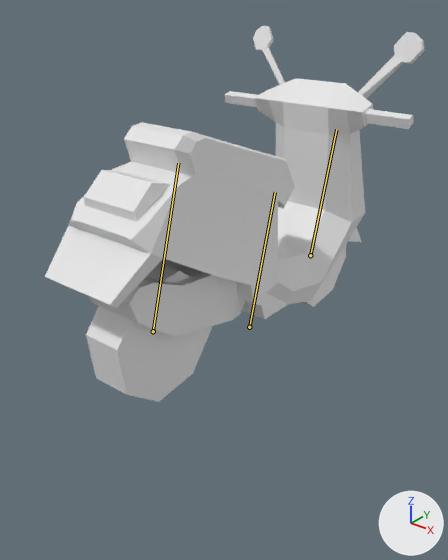
The FBX model art stuff/vespa.fbx, before and after one commit.
The view is the same before and after, from a 50 mm lens placed at (3.19, -4.4, 3.15), pointed at (0.03, -0.46, 0.71). Arrows for +X, +Y and +Z are at lower right; the lights stay in place. Both versions are drawn at frame 14 of the action 'jumpOff'; the numbers are the values there. The bones that bend it are drawn over the model as lines.

Objects in the first picture: 'vespa'.
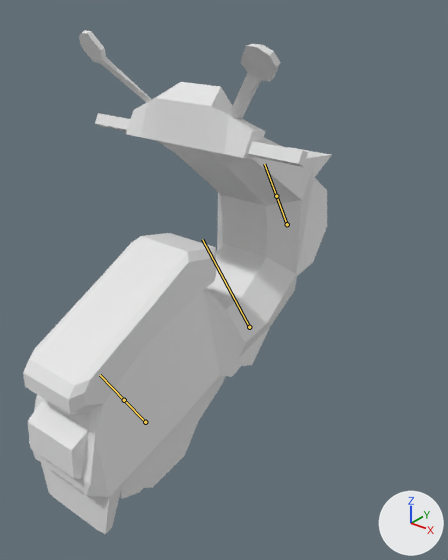
Pixel boxes [x1, y1, x2, y2] of what changed, in the pictures (448 x 560 px):
'vespa', posed (19% narrower, 34% taller)
    before: [45, 26, 425, 402]
    after: [23, 31, 331, 534]
bone 'Bone', root to tip
    before: (249, 327) to (275, 192)
    after: (249, 327) to (202, 239)
bone 'frontWheel', root to tip
    before: (310, 255) to (336, 129)
    after: (287, 224) to (276, 196)
bone 'backWheel', root to tip
    before: (153, 331) to (178, 163)
    after: (145, 422) to (124, 400)

Edits to the bpy script that builds the scene:
```text
Change bone_bone:
    where bone_bone = bpy.data.objects['Armature'].pose.bones['Bone']
    bone_bone.rotation_quaternion: (0.991, -0.136, 0.0, 0.0) -> (0.964, 0.268, 0.0, 0.0)  # degrees (-16, 0, 0) -> degrees (31, 0, 0)
Change bone_frontwheel:
    where bone_frontwheel = bpy.data.objects['Armature'].pose.bones['frontWheel']  # child of 'Bone'
    bone_frontwheel.location: (0.0, 0.184, 0.04) -> (0.0, -0.035, 0.014)
Change bone_backwheel:
    where bone_backwheel = bpy.data.objects['Armature'].pose.bones['backWheel']  # child of 'Bone'
    bone_backwheel.location: (0.0, -0.359, -0.077) -> (0.0, -0.001, -0.105)
```
